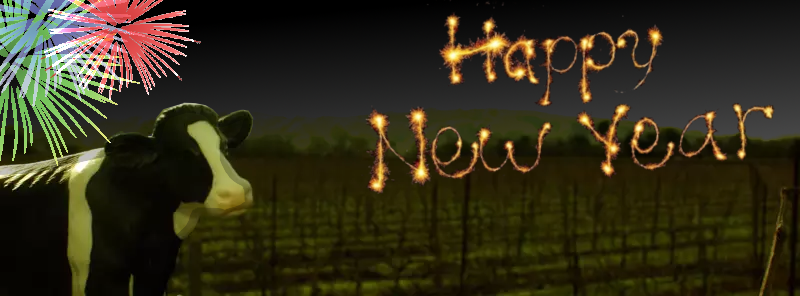
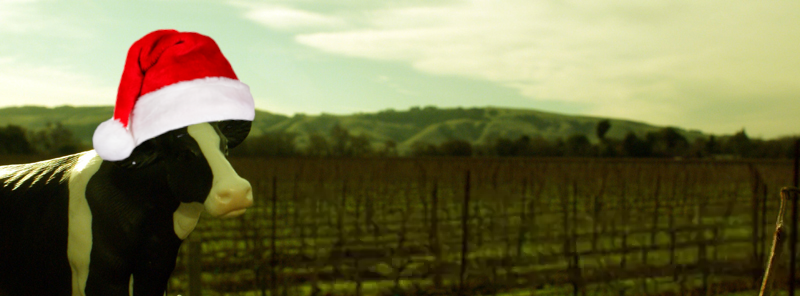
Two versions of the same layered image (800 x 296). Layer-by-layer changes:
hid "Transformation" over left=357, top=0, right=776, bottom=195
added layer "XmasCow" above "Pasted Layer" over left=0, top=0, right=800, bottom=296
hid group "Cohetes" (6 layers) over left=0, top=0, right=201, bottom=166
hid "Layer" over left=0, top=0, right=800, bottom=296
hid "Layer #1" over left=0, top=0, right=800, bottom=296
